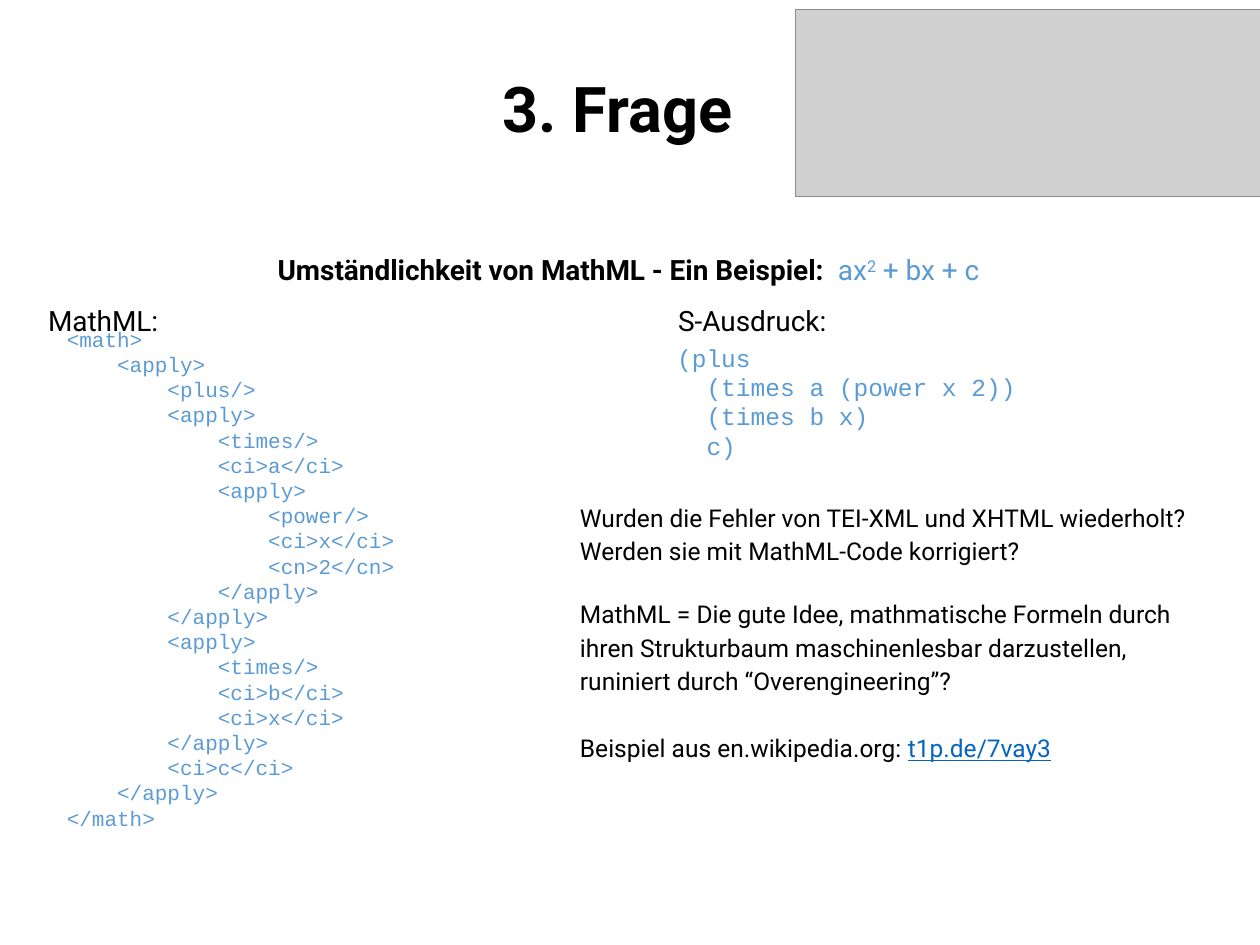
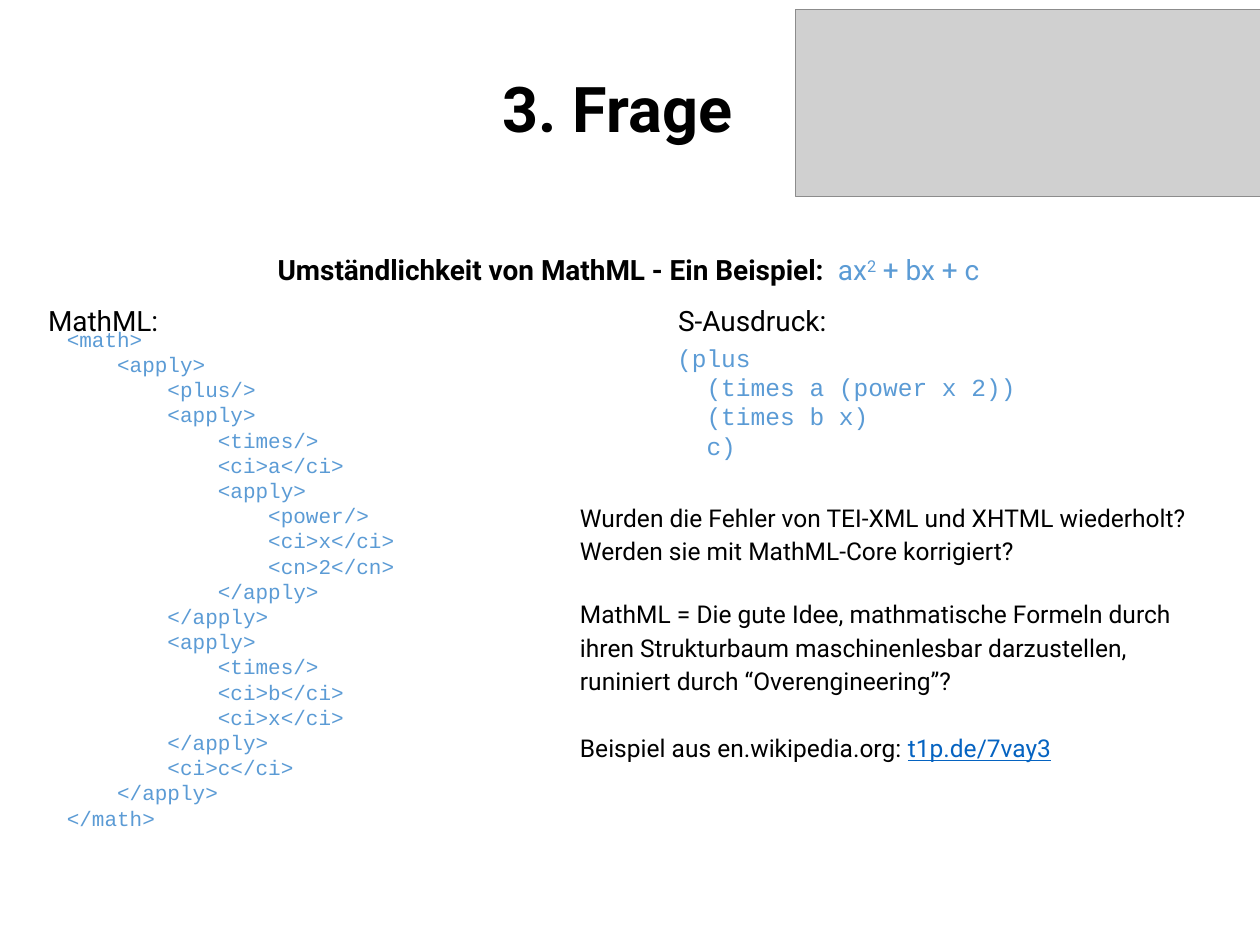
Before and after one commit to jecki/logicConverter, a slide deck: slide 10 of docs/Präsentation_dhmuc_23-02-13.pptx. Drawn at 1260x945 pixels with LibreOffice and Linux fonts; fonts in the diff are those of the drawing; grey boxes stand for pictures; background and template pictures are left out. Boxes give left, top, right and bottom in pixels: in the first picture for what was removed or moved away, otherwise in the second. Text is boxed around its words. In the diff, an @@ line names an element or a change of style, - is before the commit and + after.

```diff
--- a/docs/Präsentation_dhmuc_23-02-13.pptx
+++ b/docs/Präsentation_dhmuc_23-02-13.pptx
@@ text at (580,508,1186,565): text changed @@
-Wurden die Fehler von TEI-XML und XHTML wiederholt?
-Werden sie mit MathML-Code korrigiert?
+Wurden die Fehler von TEI-XML und XHTML wiederholt?
+Werden sie mit MathML-Core korrigiert?
```
Also in this commit, not shown: 4 other files.
